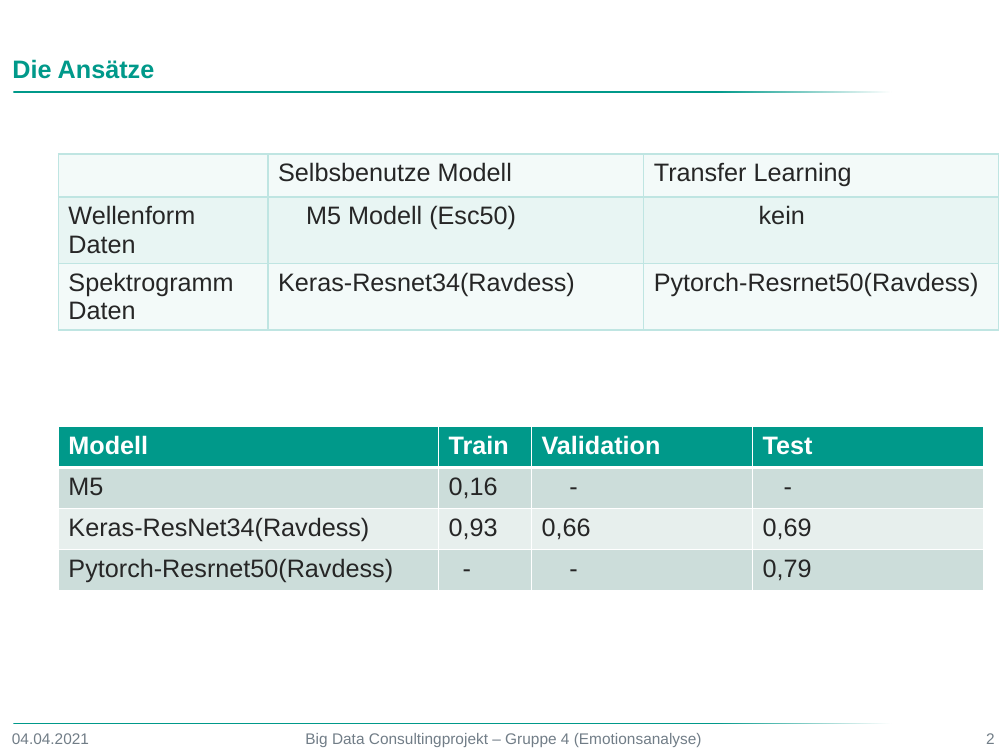
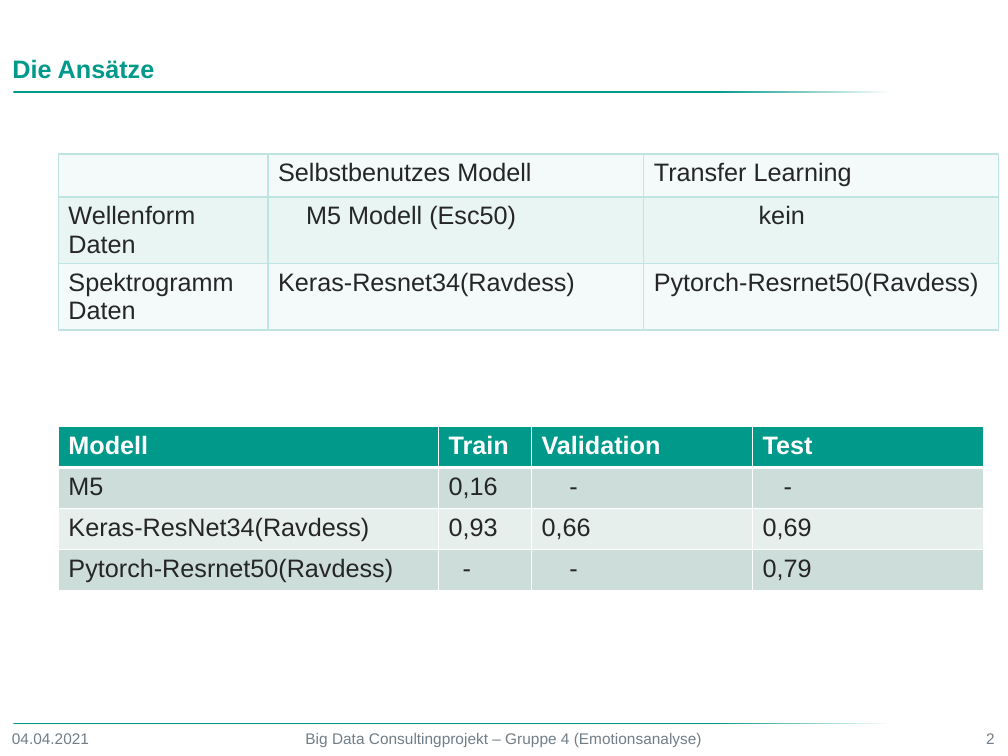
Before and after one commit to MDK1192/Big-Data-Consulting-Voice-Emotion, a slide deck: slide 2 of Vorgehensweise gemäß Zielsetzung.pptx. Drawn at 1008x756 pixels with LibreOffice and Linux fonts; fonts in the diff are those of the drawing; background and template pictures are left out. Boxes give left, top, right and bottom in pixels: in the first picture for what was removed or moved away, otherwise in the second. Text is boxed around its words. In the diff, an @@ line names an element or a change of style, - is before the commit and + after.

```diff
--- a/Vorgehensweise gemäß Zielsetzung.pptx
+++ b/Vorgehensweise gemäß Zielsetzung.pptx
@@ table at box(58, 154, 999, 339) @@
-row 1, column 2: Selbsbenutze Modell
+row 1, column 2: Selbstbenutzes Modell
```
Also in this commit, not shown: 1 other file.
